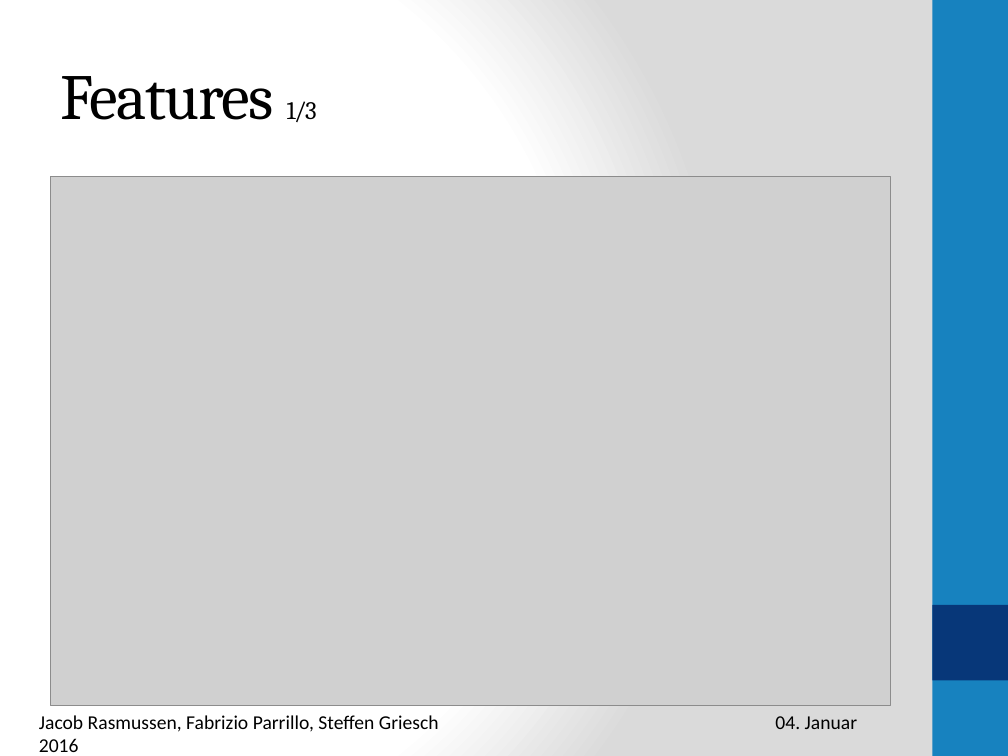
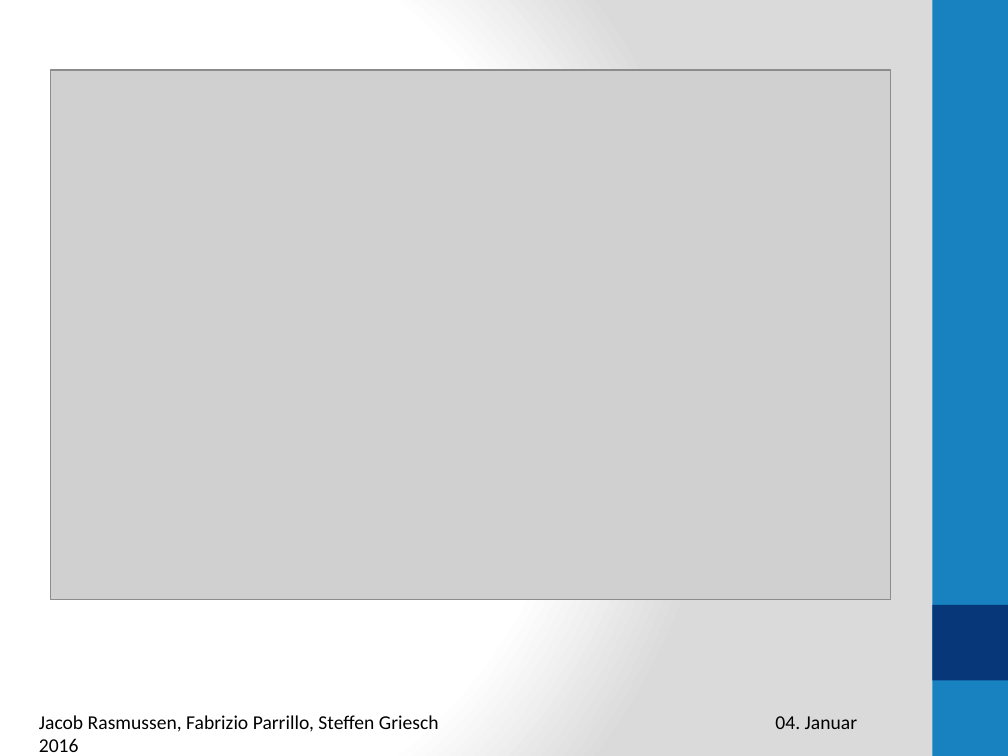
Before and after one commit to rasmussenj/PlasmidSequences, a slide deck: slide 11 of Präsentation1.pptx. Drawn at 1008x756 pixels with LibreOffice and Linux fonts; fonts in the diff are those of the drawing; grey boxes stand for pictures. Boxes give left, top, right and bottom in pixels: in the first picture for what was removed or moved away, otherwise in the second. Text is boxed around its words. In the diff, an @@ line names an element or a change of style, - is before the commit and + after.

```diff
--- a/Präsentation1.pptx
+++ b/Präsentation1.pptx
@@ picture: place and size @@
-picture at [50,176,890,706]
+picture at [50,70,890,599]
@@ title removed at [60,76,317,122] @@
-Features 1/3
```
Also in this commit, not shown: 2 other slides changed, 1 slide added, 1 slide removed.
